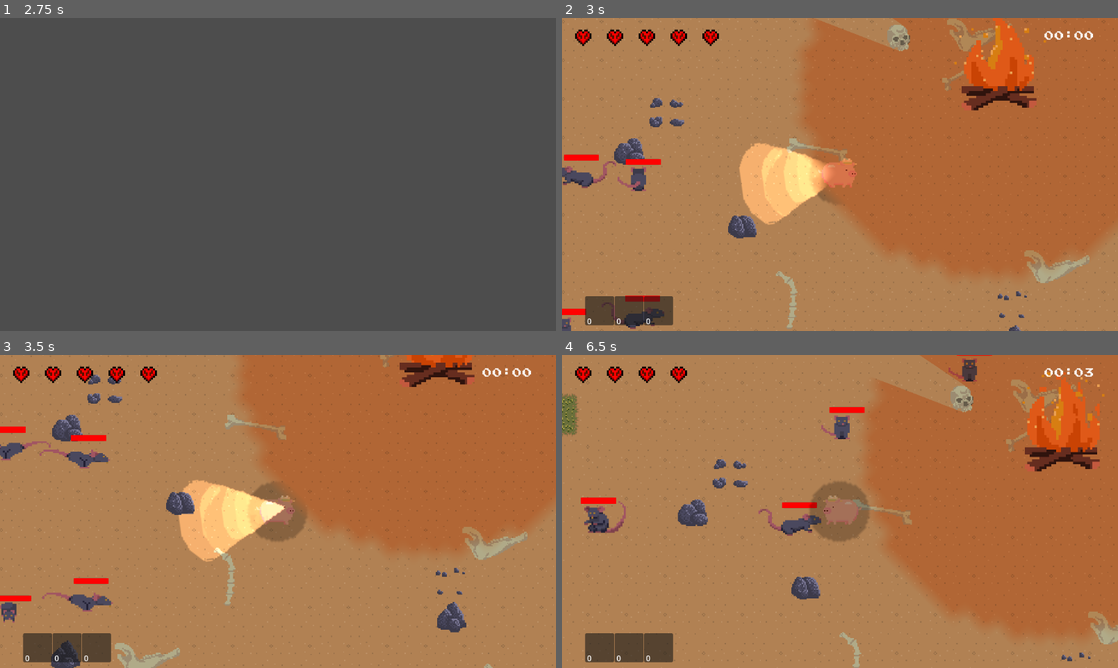
Above: before the commit, frames 1-4 (two rows, left to right).
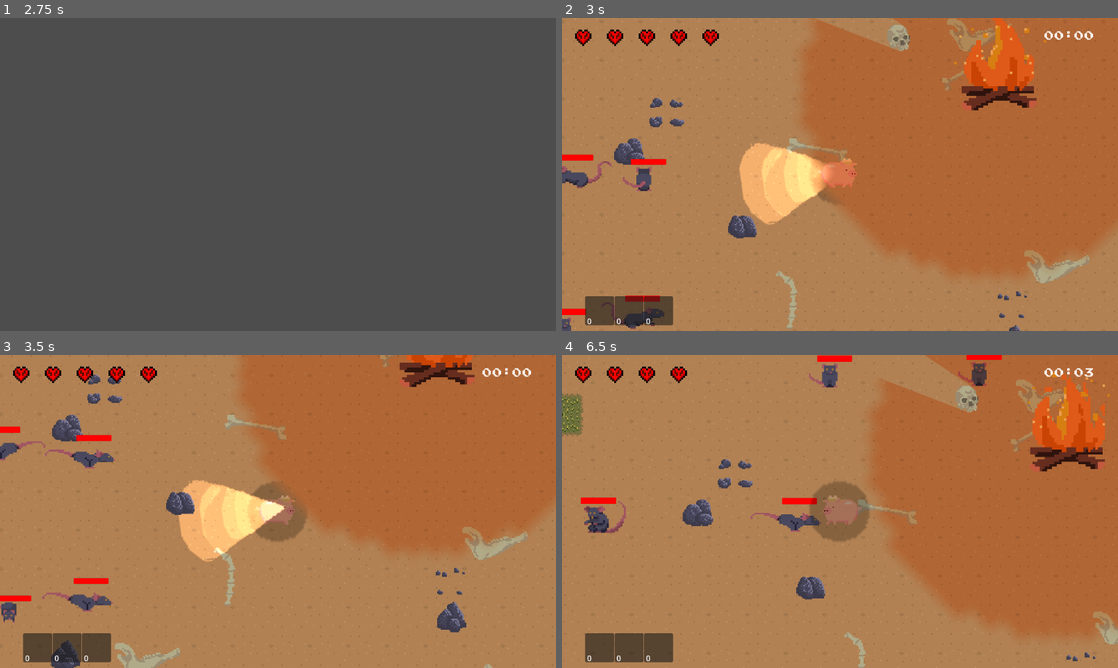
Above: after the commit, the same moments.

Repository: JasonLee4/MaizeRunnerGame
Game: Godot game, scene res://scenes/menus/main_menu.tscn
Two runs of this game, one before a commit and one after it. Both use one fixed random seed, a clock stepped at 60 frames per second and the inputs below.
Inputs (mouse positions are in pixels of both pictures, inside the frame that each line leads up to):
- Up to frame 1 (2.75 s): click "Start" at 0.5 s; click "Main Level" at 1.25 s; tap Enter at 2 s; move the mouse to (400, 158) at 2.02 s; hold D (right) from 2.03 s (still down); hold F (advance_dialogue) from 2.03 s (still down)
- Up to frame 2 (3 s): tap Space (dash) at 2.75, 2.85 s; move the mouse to (728, 190) at 2.77 s; release D (right) at 2.78 s; release F (advance_dialogue) at 2.78 s; hold S (down) from 2.78 s (still down)
- Up to frame 3 (3.5 s): keep holding S (down)
- Up to frame 4 (6.5 s): move the mouse to (895, 442) at 3.52 s; release S (down) at 3.53 s; hold D (right) 3.53-4.28 s; hold Right mouse button (punch) 3.53-4.28 s; move the mouse to (812, 574) at 4.27 s; hold W (up) 4.28-5.03 s; tap Mouse wheel down (scroll_down) at 4.35 s; move the mouse to (1006, 558) at 5.02 s; hold Mouse wheel up (scroll_up) 5.03-5.78 s; hold A (left) from 5.03 s (still down); tap R (reload) at 5.65 s; move the mouse to (673, 464) at 5.77 s; click (673, 464) at 5.85 s

Frame 1 is identical in both runs. In frame 2, 0.5% of the frame differs, in the area x 0-19%, y 43-56%; in frame 3, 0.4%; in frame 4, 6.4%, in the area x 0-100%, y 0-100%.
Error in both runs: Invalid access of index '1' on a base object of type: 'Array[Inventory_Slot]'. (res://scenes/characters/pig.gd:203)

Commit message:
Integrated 'escaped' screen ending

Diff:
--- a/scenes/enemies/rat.tscn
+++ b/scenes/enemies/rat.tscn
@@ -208,9 +208,10 @@
 
 [node name="Rat" type="CharacterBody2D"]
 collision_layer = 2
-collision_mask = 13
+collision_mask = 15
 script = ExtResource("1_tq7uu")
-detectionRadius = 125.0
+detectionRadius = 100.0
+speed = 75
 
 [node name="AnimatedSprite2D" type="AnimatedSprite2D" parent="."]
 position = Vector2(-1, 3.8147e-06)
--- a/scenes/items/key.gd
+++ b/scenes/items/key.gd
@@ -9,3 +9,4 @@
 		print("GOT KEY INSIDE")
 	print("GOT KEY")
 	Globals.lvl_end.emit()
+	get_tree().change_scene_to_file("res://scenes/menus/you_won_screen.tscn")
Not shown: 1 places in scenes/enemies/followingEnemy.tscn that only renumber resources
Not shown: 1 places in scenes/items/key.tscn that only renumber resources
